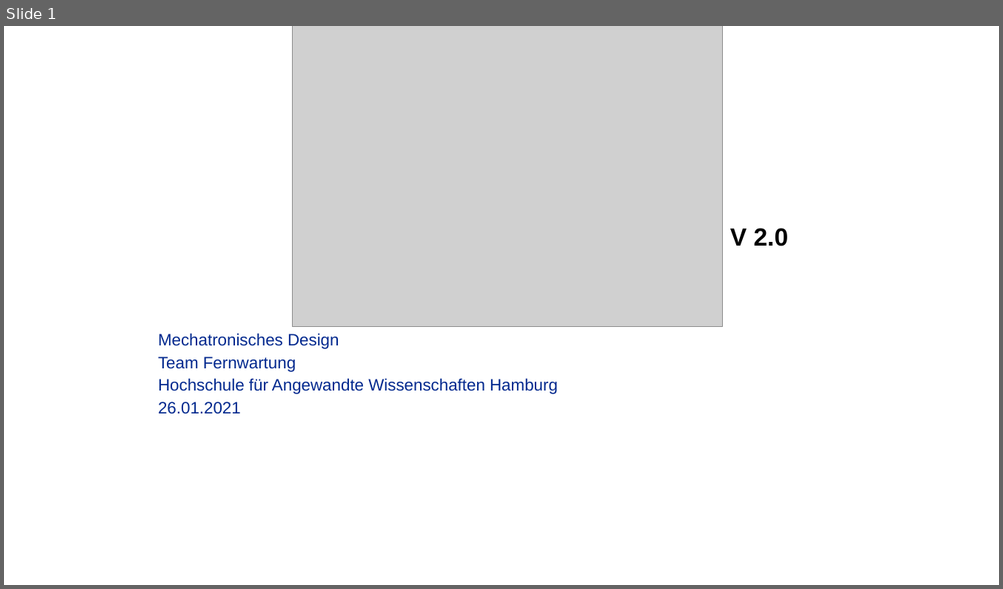
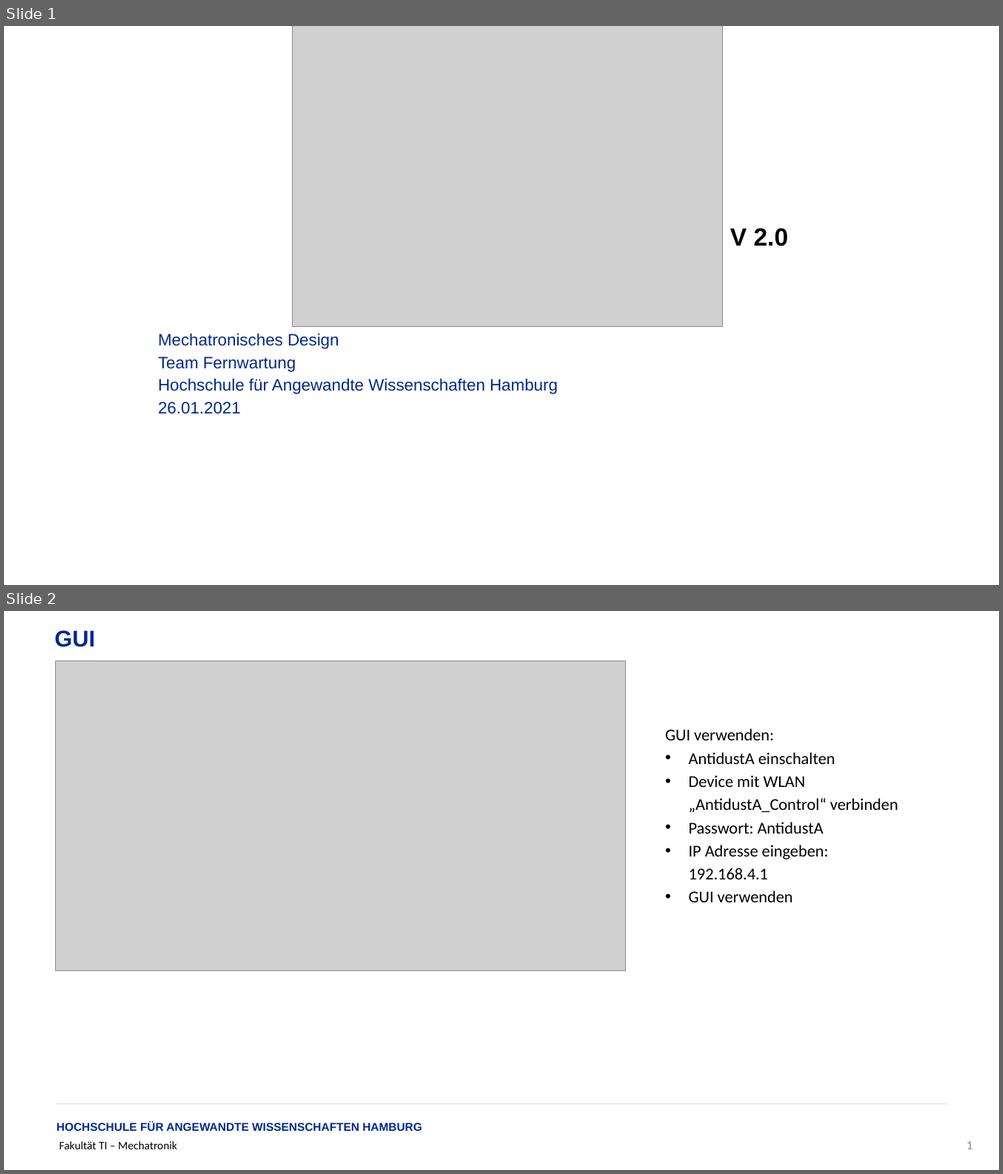
Before and after one commit to EpicKarl/mDesign, a slide deck: Doku/Heiko/Showcase_AntidustA2.0_HeikoNoeldeke.pptx. Shown one above the other, each under a label of ours: slide 1 before the commit, slides 1 and 2 after it. The pictures are 1003x589 and 1003x1174 pixels, drawn with LibreOffice and Linux fonts; fonts in the diff are those of the drawing; grey boxes stand for pictures; background and template pictures are left out. Boxes give left, top, right and bottom in pixels: in the first picture for what was removed or moved away, otherwise in the second. Text is boxed around its words. In the diff, an @@ line names an element or a change of style, - is before the commit and + after.

```diff
--- a/Doku/Heiko/Showcase_AntidustA2.0_HeikoNoeldeke.pptx
+++ b/Doku/Heiko/Showcase_AntidustA2.0_HeikoNoeldeke.pptx
@@ slide 2 added at (4, 611, 999, 1170), background #FFFFFF @@
@@ text added at (54, 630, 95, 647), 22 pt, text #02298E, bold @@
+GUI
@@ picture added at (56, 661, 626, 971) @@
@@ text added at (665, 729, 898, 903), 16 pt, text #000000 @@
+GUI verwenden:
+• AntidustA einschalten
+• Device mit WLAN „AntidustA_Control“ verbinden
+• Passwort: AntidustA
+• IP Adresse eingeben: 192.168.4.1
+• GUI verwenden
@@ line added from (57, 1104) to (947, 1104), #D9D9D9 0.25 pt @@
@@ text added at (57, 1122, 422, 1131), 11 pt, text #02298E, bold @@
+HOCHSCHULE FÜR ANGEWANDTE WISSENSCHAFTEN HAMBURG
@@ text added at (60, 1142, 177, 1150), 11 pt, text #000000 @@
+Fakultät TI – Mechatronik
@@ page number added at (966, 1142, 972, 1150), 12 pt, text #8C8C8C @@
+1
```
Also in this commit, not shown: 3 other slides added, 1 slide removed.
